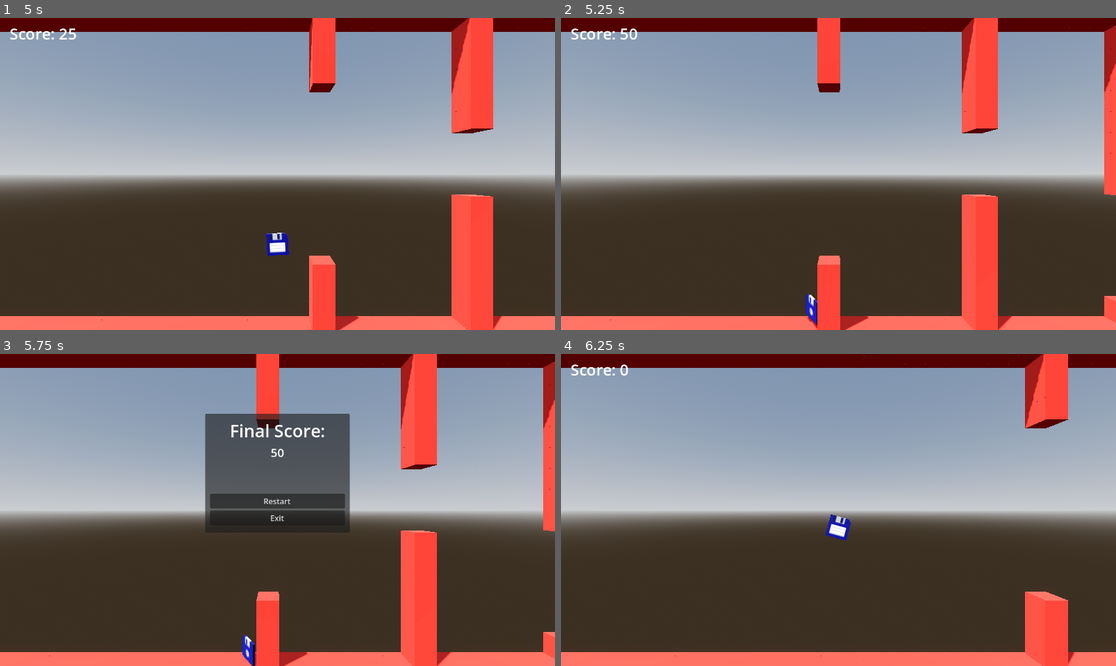
Above: before the commit, frames 1-4 (two rows, left to right).
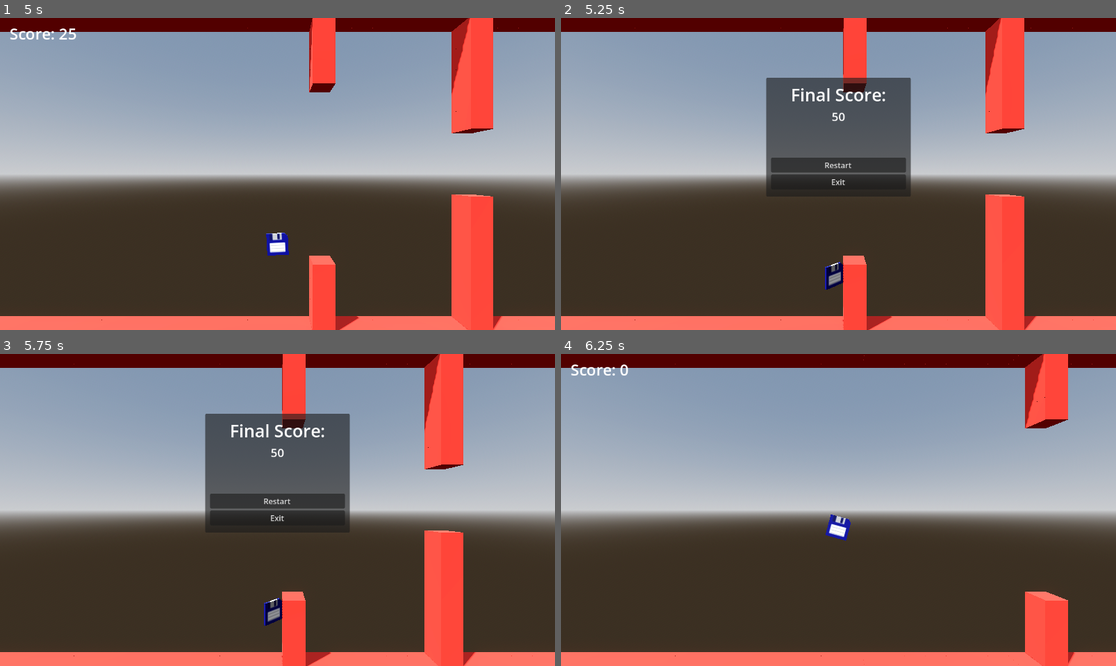
Above: after the commit, the same moments.

Repository: Trouperton/Floppy-Disk-Godot
Game: Godot game, scene res://scenes/Main_Level.tscn
Two runs of this game, one before a commit and one after it. Both use one fixed random seed, a clock stepped at 60 frames per second and the inputs below.
Inputs:
- Up to frame 1 (5 s): hold D (dash_forward) 0.53-1.28 s; tap Space (jump) at 0.77, 1.52, 4.52 s; hold S (dash_down) 1.28-2 s; click "Restart" at 2 s; hold D (dash_forward) 2.78-3.5 s; click "Restart" at 3.5 s; hold D (dash_forward) from 4.28 s (still down)
- Up to frame 2 (5.25 s): release D (dash_forward) at 5.03 s; hold S (dash_down) from 5.03 s (still down)
- Up to frame 3 (5.75 s): keep holding S (dash_down); tap Space (jump) at 5.27 s; tap Escape (pause) at 5.65 s
- Up to frame 4 (6.25 s): release S (dash_down) at 5.75 s; click "Restart" at 5.75 s

Frame 1 is identical in both runs. In frame 2, 23% of the frame differs, in the area x 1-100%, y 0-100%; in frame 3, 13%; in frame 4, nothing differs.

Commit message:
Fixed wall sliding bug by adding a shape cast.
Added a shape cast node to the player floppy and relevant logic to check_collisions() that checks for obstacles just like the move_and_slide() check.

Diff:
--- a/code/scripts/CharacterController.gd
+++ b/code/scripts/CharacterController.gd
@@ -46,9 +46,10 @@
 	# Changes animation's played by the animator based on current animation state
 	animate()
 
-## Handles collision checks that are detected by move_and_slide() looking for
-## collisions with obstacles.
+## Handles collision checks that are detected by move_and_slide() and
+## WallCheckCast3D node looking for collisions with obstacles.
 func check_collisions():
+	# Checks for collisions detected by move_and_slide()
 	for i in get_slide_collision_count():
 		for group in get_slide_collision(i).get_collider(0).get_groups():
 			if group == "obstacle":
@@ -56,7 +57,13 @@
 				died.emit()
 				$DeathAudioPlayer.play()
 
-	# ATTENTION BUG implement player collision cast to prevent wall sliding.
+	# Checks if the player collided with a wall with a cast
+	for i in $WallCheckCast3D.get_collision_count():
+		for group in $WallCheckCast3D.get_collider(i).get_groups():
+			if group == "obstacle":
+				get_tree().paused = true
+				died.emit()
+				$DeathAudioPlayer.play()
 
 
 #region Movement
--- a/scenes/PlayerFloppy.tscn
+++ b/scenes/PlayerFloppy.tscn
@@ -26,8 +26,12 @@
 
 [node name="Floppy Disk" parent="." unique_id=1705730103 instance=ExtResource("2_et5am")]
 
-[node name="CollisionShape3D" type="CollisionShape3D" parent="." unique_id=1739364924]
+[node name="Collider" type="CollisionShape3D" parent="." unique_id=1739364924]
 shape = SubResource("SphereShape3D_et5am")
+
+[node name="WallCheckCast3D" type="ShapeCast3D" parent="." unique_id=1206069841]
+shape = SubResource("SphereShape3D_et5am")
+target_position = Vector3(0.1, 0, 0)
 
 [node name="DashCooldownTimer" type="Timer" parent="." unique_id=1608018954]
 wait_time = 0.1
